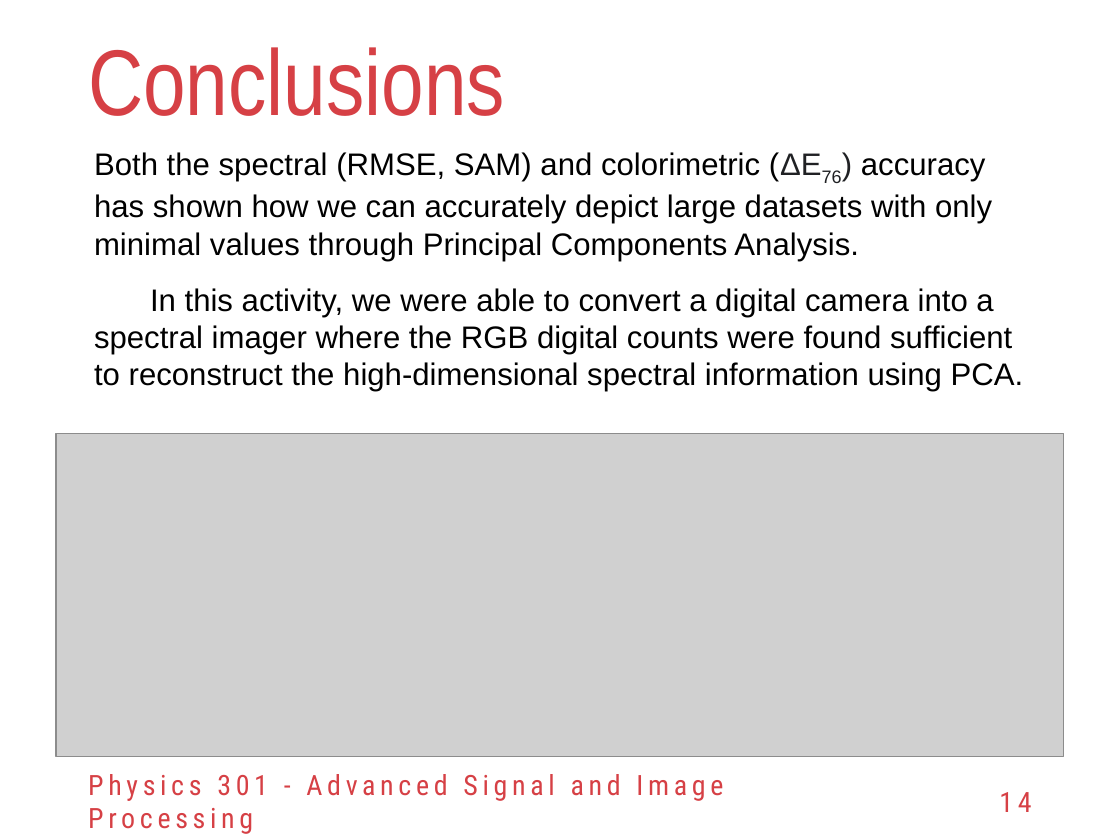
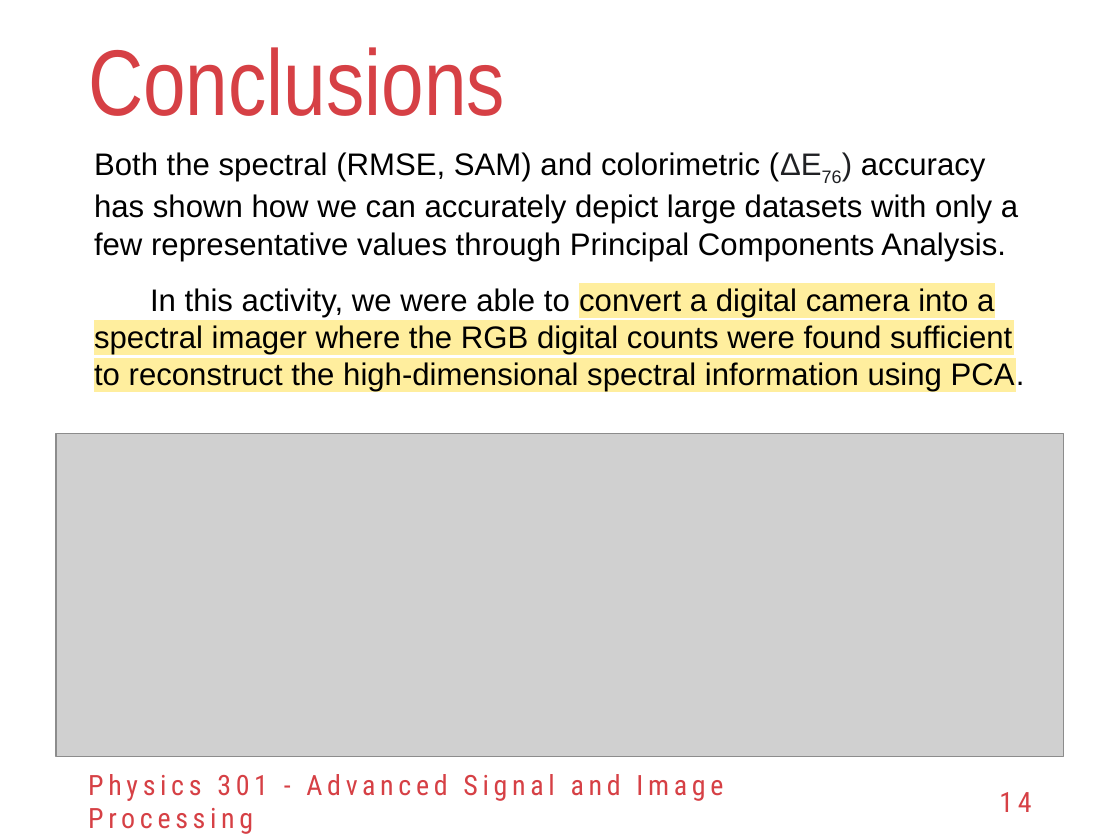
Before and after one commit to reneprincipejr/Physics-301, a slide deck: slide 14 of 04 RGB-to-Spectra using PCA/Activity 4 - RGB-Spectra using PCA.pptx. Drawn at 1120x840 pixels with LibreOffice and Linux fonts; fonts in the diff are those of the drawing; grey boxes stand for pictures; background and template pictures are left out. Boxes give left, top, right and bottom in pixels: in the first picture for what was removed or moved away, otherwise in the second. Text is boxed around its words. In the diff, an @@ line names an element or a change of style, - is before the commit and + after.

```diff
--- a/04 RGB-to-Spectra using PCA/Activity 4 - RGB-Spectra using PCA.pptx
+++ b/04 RGB-to-Spectra using PCA/Activity 4 - RGB-Spectra using PCA.pptx
@@ text at <box>94,152,1018,261</box>: text changed @@
-Both the spectral (RMSE, SAM) and colorimetric (ΔE76) accuracy has shown how we can accurately depict large datasets with only minimal values through Principal Components Analysis.
+Both the spectral (RMSE, SAM) and colorimetric (ΔE76) accuracy has shown how we can accurately depict large datasets with only a few representative values through Principal Components Analysis.
@@ text at <box>94,288,1025,392</box>: highlight none to #FFEE9E in "convert a digital camera into a spectral ..." @@
```
Also in this commit, not shown: 6 other slides changed, 1 slide added, 1 slide removed, 7 other files.
